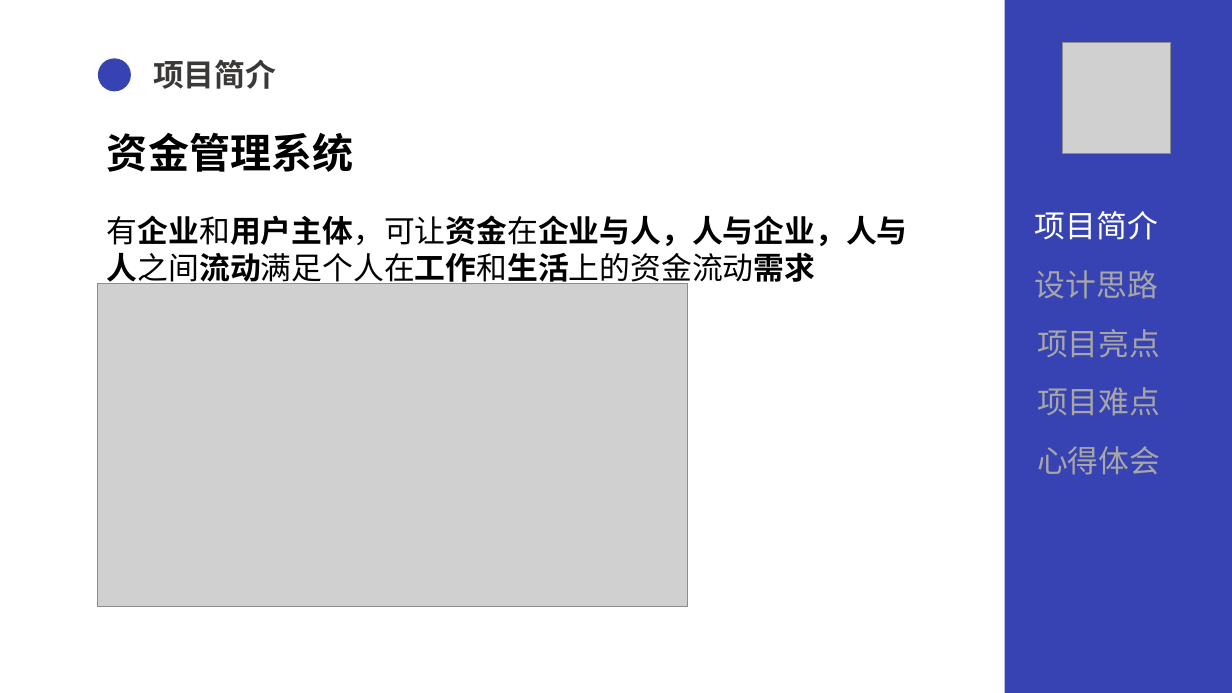
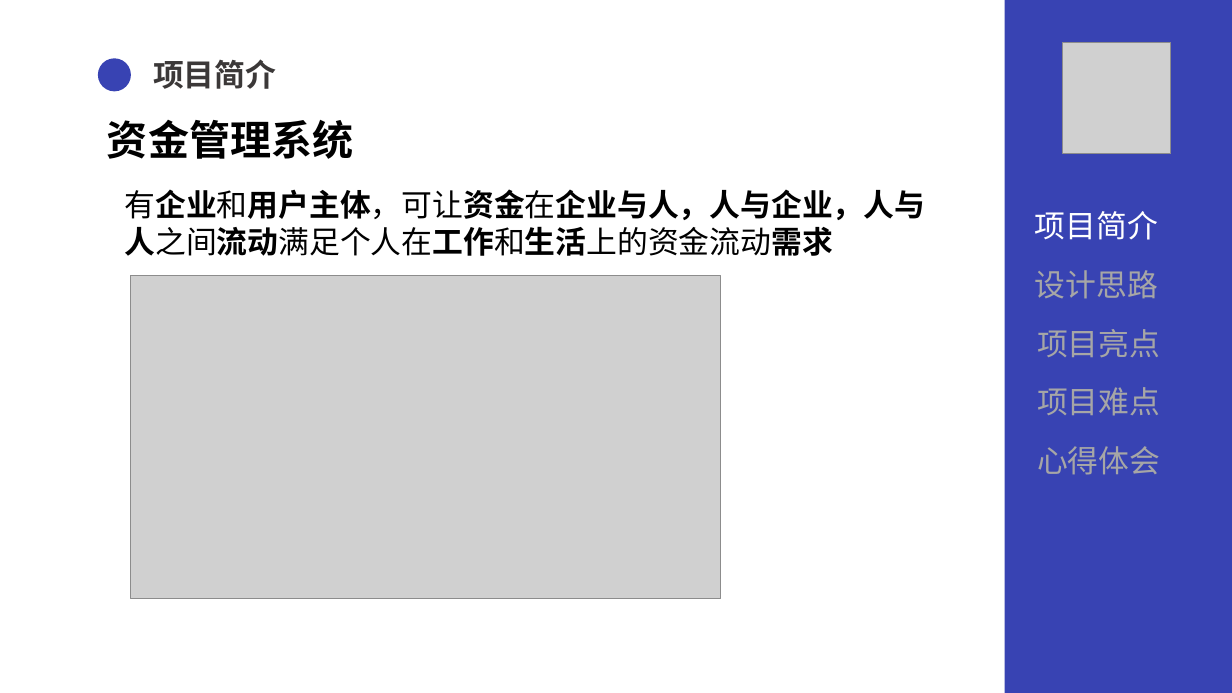
Before and after one commit to sangby/project, a slide deck: slide 4 of document/document/ppt/QG答辩汇报.pptx. Drawn at 1232x693 pixels with LibreOffice and Linux fonts; fonts in the diff are those of the drawing; grey boxes stand for pictures. Boxes give left, top, right and bottom in pixels: in the first picture for what was removed or moved away, otherwise in the second. Text is boxed around its words. In the diff, an @@ line names an element or a change of style, - is before the commit and + after.

```diff
--- a/document/document/ppt/QG答辩汇报.pptx
+++ b/document/document/ppt/QG答辩汇报.pptx
@@ text "资金管理系统": place and size @@
-text "资金管理系统" at <box>107,133,353,172</box>
+text "资金管理系统" at <box>107,120,353,159</box>
@@ text "有企业和用户主体，可让资金在企业与人，人与企业，人与人之间流动满足个人在工作和生活上的资金流动需求" rewrapped from <box>107,215,908,288</box> to <box>124,189,925,256</box> @@
@@ picture: place and size @@
-picture at <box>98,283,688,606</box>
+picture at <box>131,275,721,599</box>
```
Also in this commit, not shown: 5 other slides changed.
